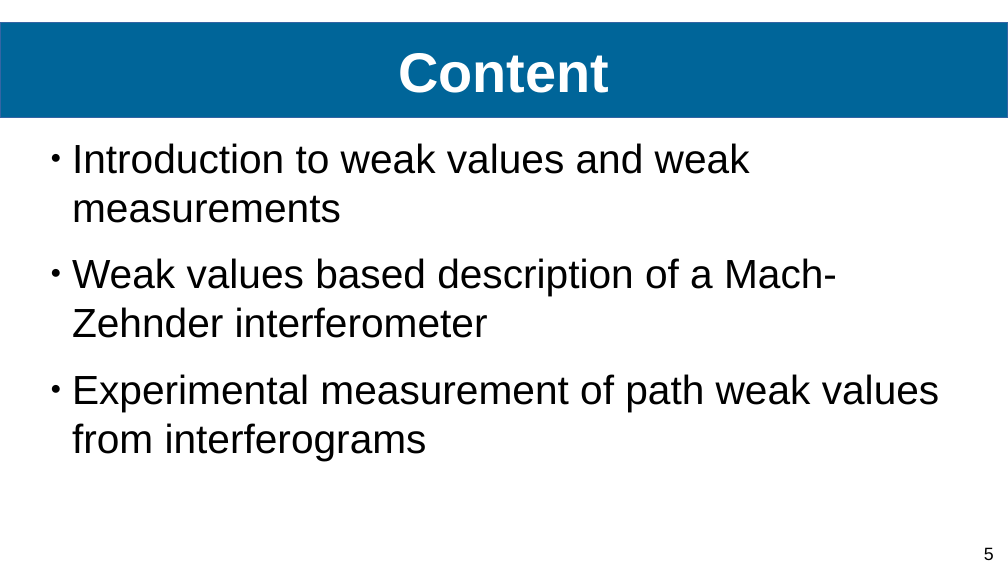
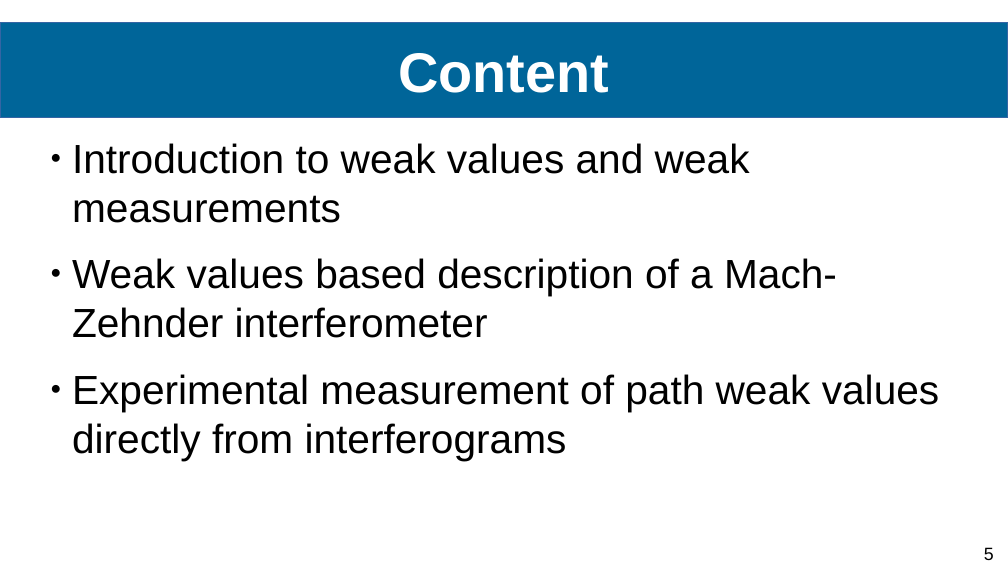
Before and after one commit to Ismaele-vincent/PhD, a slide deck: slide 5 of 2024/Conference abstract/Conference FOMO/Presentation FOMO 2024 ver3.odp. Drawn at 1008x567 pixels with LibreOffice and Linux fonts; fonts in the diff are those of the drawing; background and template pictures are left out. Boxes give left, top, right and bottom in pixels: in the first picture for what was removed or moved away, otherwise in the second. Text is boxed around its words. In the diff, an @@ line names an element or a change of style, - is before the commit and + after.

```diff
--- a/2024/Conference abstract/Conference FOMO/Presentation FOMO 2024 ver3.odp
+++ b/2024/Conference abstract/Conference FOMO/Presentation FOMO 2024 ver3.odp
@@ text at (72, 374, 939, 460): text changed @@
-● Experimental measurement of path weak values from interferograms
+● Experimental measurement of path weak values directly from interferograms
```
Also in this commit, not shown: 21 other slides changed, 44 slides added, 3 slides removed, 7 other files.
